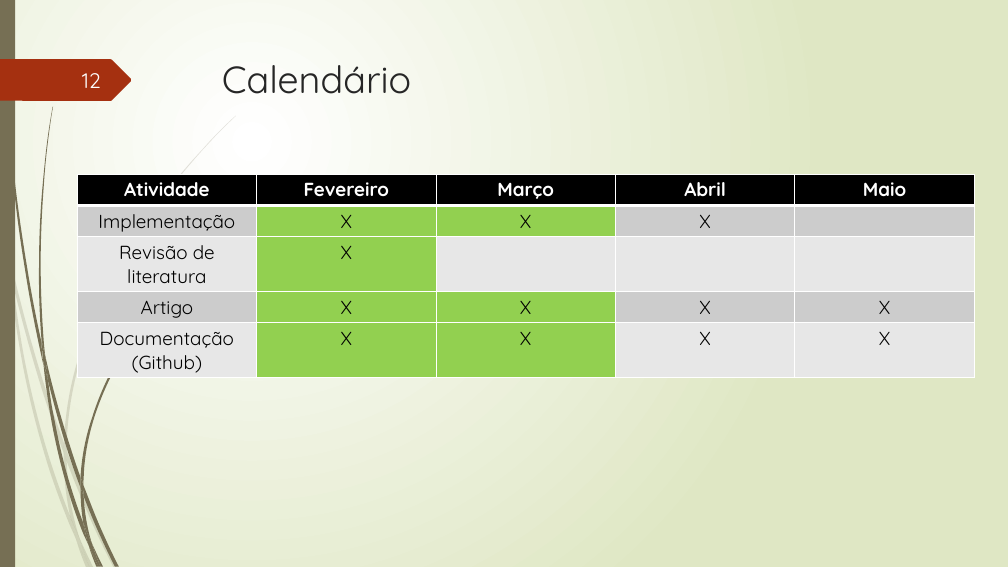
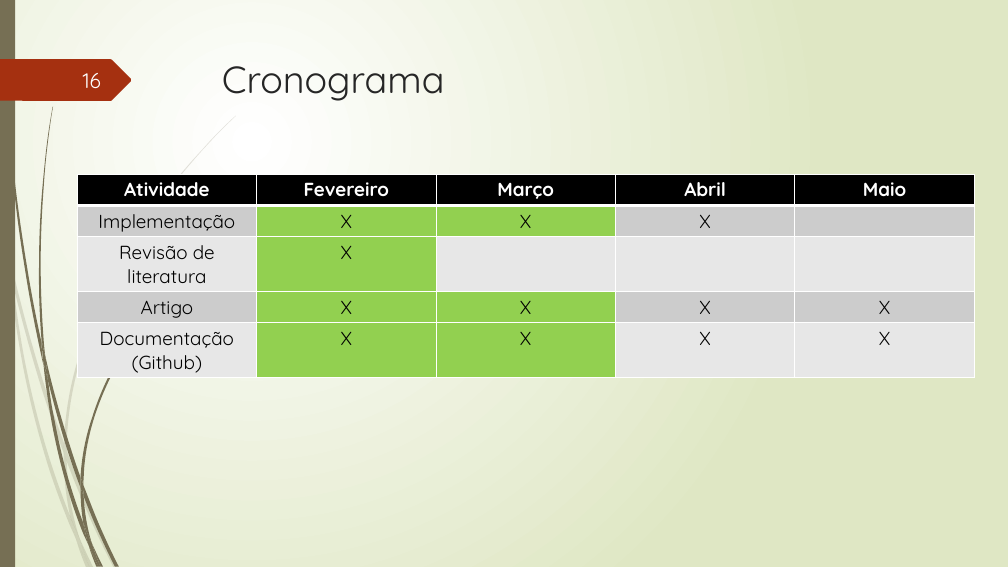
Before and after one commit to TavaresCarlos/TCC, a slide deck: slide 16 of apresentação-do-sistema/apresentação-02.pptx (slide 12 before the commit). Drawn at 1008x567 pixels with LibreOffice and Linux fonts; fonts in the diff are those of the drawing. Boxes give left, top, right and bottom in pixels: in the first picture for what was removed or moved away, otherwise in the second. Text is boxed around its words. In the diff, an @@ line names an element or a change of style, - is before the commit and + after.

```diff
--- a/apresentação-do-sistema/apresentação-02.pptx
+++ b/apresentação-do-sistema/apresentação-02.pptx
@@ page number at bbox=[83, 73, 101, 88]: text changed @@
-12
+16
@@ title at bbox=[222, 66, 445, 101]: text changed @@
-Calendário
+Cronograma
```
Also in this commit, not shown: 5 other slides changed, 9 slides added, 5 slides removed, 11 other files.
